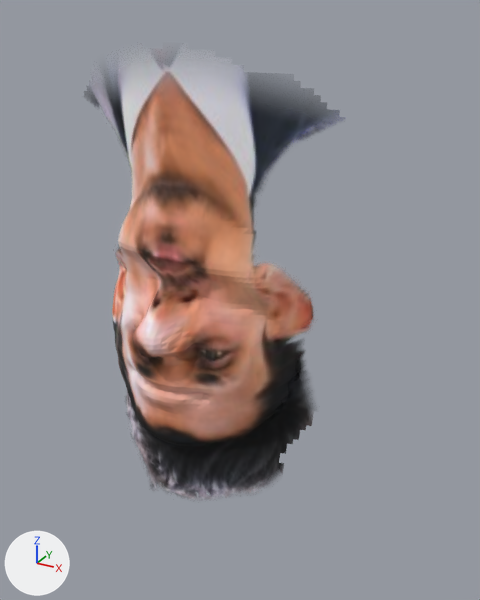
What one commit did to the glTF model public/hologram/facial-surface.glb.
Both versions are drawn from a 50 mm lens placed at (1.77, -2.63, 1.54), pointed at (0.17, 0.29, 0.08). Arrows for +X, +Y and +Z are at lower left; the lights stay in place. The older version comes first.
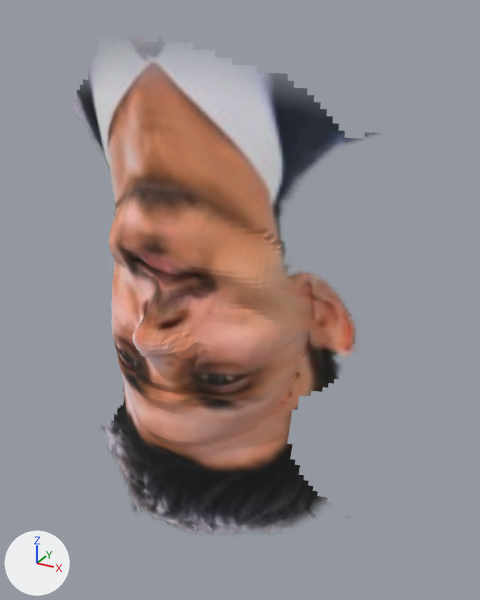
Location of each change, (x1, y1, x2, y2) in pixels of the pictures (480 x 600 px):
'Mesh_0', reshaped (21% wider, 10% taller)
    before: (88, 70, 340, 500)
    after: (71, 61, 375, 535)
part 1 of me_mesh_0, built on
    before: (287, 98, 340, 444)
    after: (71, 67, 370, 535)
part 2 of me_mesh_0, surface changed
    before: (88, 70, 333, 500)
    after: (74, 61, 375, 522)

What changed in the scene script:
```text
Change me_mesh_0:
    used by ob_mesh_0; location = (0.0, 0.0, 0.0)
    remove me_mesh_0.from_pydata(...)  # 4925 vertices, 9512 faces; spans x -0.96..0.99, y -0.21..0.48, z -1.23..1.43
    add me_mesh_0.from_pydata(...)  # 6107 vertices, 11726 faces; spans x -1.33..1.33, y -0.21..0.49, z -1.54..1.46
    me_mesh_0 part 1: 104 vertices removed from x -0.9..0.96, y 0.11..0.42, z -0.69..1.34; 1286 vertices added at x -1.33..1.33, y 0.01..0.49, z -1.54..1.46
    me_mesh_0 part 2: 9143 kept faces spanning x -0.96..0.99, y -0.21..0.48, z -1.23..1.43 get new texture (UV) coordinates
```
